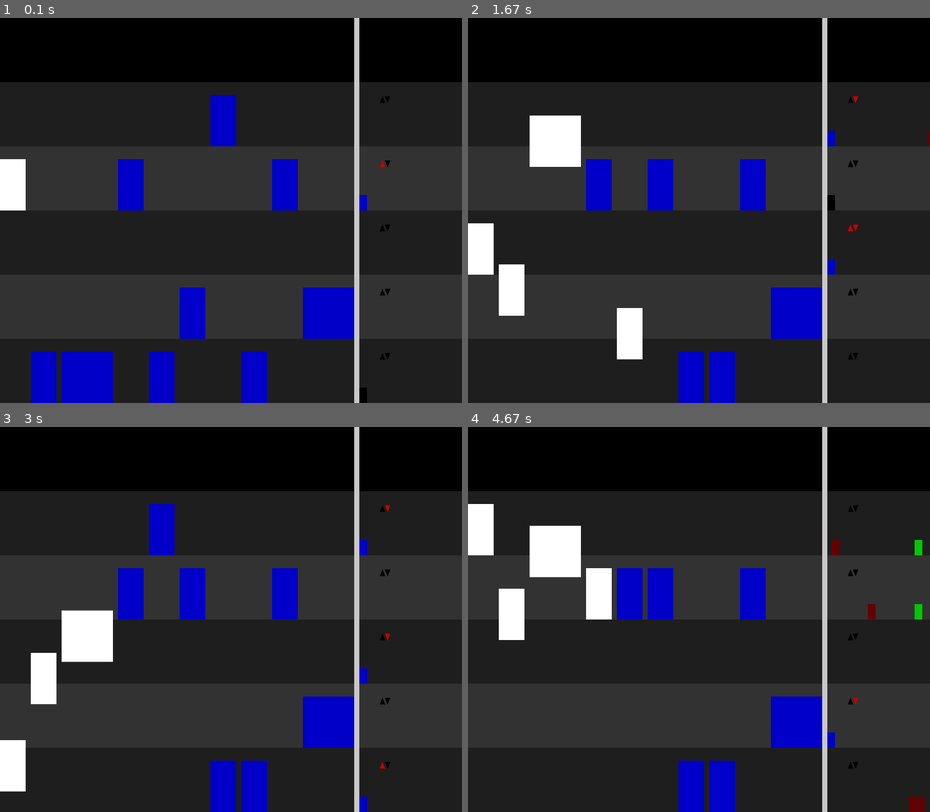
Above: before the commit, frames 1-4 (two rows, left to right).
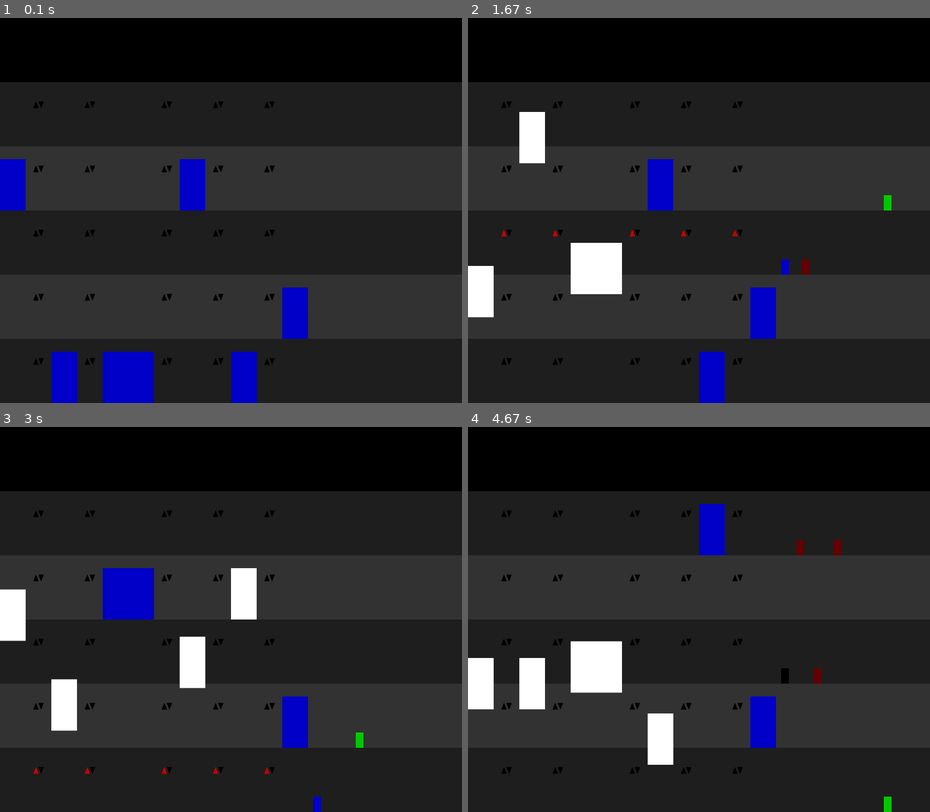
Above: after the commit, the same moments.

Repository: niklasdhein/EiP-Praktium-Aufzugssimulation
Game: pygame game, started from simulation.py
Two runs of this game, one before a commit and one after it. Both use one fixed random seed, a clock stepped at 60 frames per second and the inputs below.
Inputs:
- Up to frame 1 (0.1 s): no input
- Up to frame 2 (1.67 s): no input
- Up to frame 3 (3 s): no input
- Up to frame 4 (4.67 s): no input

The runs differ from the first frame. In frame 1, 12% of the frame differs, in the area x 0-85%, y 0-100%; in frame 2, 12%; in frame 3, 14%; in frame 4, 16%, in the area x 0-99%, y 0-100%.

Commit message:
mehrere knöpfe und zwischen den aufzügen

Diff:
--- a/elevator_controller.py
+++ b/elevator_controller.py
@@ -15,6 +15,7 @@
         self.elevators = []         # children elevators
         self.elevator_mode = elevator_mode
 
+        self.elevator_margin_x = 100
         self.create_random_elevators(speed_multiplier=speed_multiplier,
         elevator_count=elevator_count,
         big_elevator_spawn_probability=big_elevator_spawn_probability,
@@ -47,8 +48,7 @@
     speed_multiplier: int,
     elevator_count: int,
     big_elevator_spawn_probability: float,
-    elevator_mode: str,
-    margin_x: int=20) -> None:
+    elevator_mode: str) -> None:
         """
         Creates random elevators and set these as children of
         the controller.
@@ -72,7 +72,7 @@
                 * random.randint(0, self.building.level_count-1) - 200,
                 random_elevator.width,
                 200)
-            offset_x += random_elevator.width + margin_x
+            offset_x += random_elevator.width + self.elevator_margin_x
 
             self.elevators.append(random_elevator)
 
@@ -102,7 +102,7 @@
             elif level.down_pressed and level not in self.elevator_calls["down"] and not self.any_elevator_has_level_in_queue(level):
                 self.elevator_calls["down"].append(level)
 
-    def get_total_elevators_width(self, margin_x: int=20) -> int:
+    def get_total_elevators_width(self) -> int:
         """
         Calculates the width in px all elevators need and
         returns it.
@@ -110,7 +110,7 @@
         width = 0
         for elevator in self.elevators:
             width += elevator.graphics.width
-        width += margin_x * (len(self.elevators)-1)
+        width += self.elevator_margin_x * (len(self.elevators)-1)
         return width
 
     def any_elevator_has_level_in_queue(self, level: Level) -> bool:
--- a/simulation.py
+++ b/simulation.py
@@ -12,13 +12,13 @@
 # === simulation method(s) ===
 
 def start_simulation(
-    elevator_count: int=10,
+    elevator_count: int=6,
     level_count: int=5,
     big_elevator_spawn_probability: float=0.3,
     elevator_mode: str="algorithm",     # algorithm, random, pingpong
-    passenger_spawn_chance: float=100,    # probability / second
+    passenger_spawn_chance: float=5,    # probability / second
     passenger_patience: int=25,         # seconds
-    speed_multiplier: int=100
+    speed_multiplier: int=10
     ) -> None:
 
     # == pre sim stuff ==
@@ -41,9 +41,6 @@
     elevator_mode=elevator_mode
     )
     building.elevator_controller = elevator_controller
-
-    # create a line seperating elevators and rest
-    seperator_line_rect = pygame.Rect(elevator_controller.get_total_elevators_width(), 0, 20, height)
 
     # prepare list to store spawned passengers in
     passengers = []
@@ -91,36 +88,34 @@
         # draw each level
         for i in range(len(building.levels)):
             pygame.draw.rect(screen, (30, 30, 30) if i % 2 == 0 else (50, 50, 50), building.levels[i].background_gfx)
-            pygame.draw.polygon(screen,
-            (0, 0, 0) if not building.levels[i].up_pressed else (200, 0, 0),
-            [
-                (elevator_controller.get_total_elevators_width()+100,
-                building.levels[i].background_gfx.y+80),
-                (elevator_controller.get_total_elevators_width()+120,
-                building.levels[i].background_gfx.y+80),
-                (elevator_controller.get_total_elevators_width()+110,
-                building.levels[i].background_gfx.y+55)
-            ])
-            pygame.draw.polygon(screen,
-            (0, 0, 0) if not building.levels[i].down_pressed else (200, 0, 0),
-            [
-                (elevator_controller.get_total_elevators_width()+120,
-                building.levels[i].background_gfx.y+55),
-                (elevator_controller.get_total_elevators_width()+140,
-                building.levels[i].background_gfx.y+55),
-                (elevator_controller.get_total_elevators_width()+130,
-                building.levels[i].background_gfx.y+80)
-            ]
-            )
+            for elevator in elevator_controller.elevators[:-1]:
+                pygame.draw.polygon(screen,
+                (0, 0, 0) if not building.levels[i].up_pressed else (200, 0, 0),
+                [
+                    (elevator.graphics.x+elevator.graphics.width+(elevator_controller.elevator_margin_x-40)/2,
+                    building.levels[i].background_gfx.y+100),
+                    (elevator.graphics.x+elevator.graphics.width+20+(elevator_controller.elevator_margin_x-40)/2,
+                    building.levels[i].background_gfx.y+100),
+                    (elevator.graphics.x+elevator.graphics.width+10+(elevator_controller.elevator_margin_x-40)/2,
+                    building.levels[i].background_gfx.y+75)
+                ])
+                pygame.draw.polygon(screen,
+                (0, 0, 0) if not building.levels[i].down_pressed else (200, 0, 0),
+                [
+                    (elevator.graphics.x+elevator.graphics.width+20+(elevator_controller.elevator_margin_x-40)/2,
+                    building.levels[i].background_gfx.y+75),
+                    (elevator.graphics.x+elevator.graphics.width+40+(elevator_controller.elevator_margin_x-40)/2,
+                    building.levels[i].background_gfx.y+75),
+                    (elevator.graphics.x+elevator.graphics.width+30+(elevator_controller.elevator_margin_x-40)/2,
+                    building.levels[i].background_gfx.y+100)
+                ]
+                )
 
         # draw the elevators
         for e in elevator_controller.elevators:
             pygame.draw.rect(screen,
             (255, 255, 255) if e.target_level != None else (0, 0, 200),
             e.graphics)
-
-        # draw a line seperating elevators and rest of level
-        pygame.draw.rect(screen, (200, 200, 200), seperator_line_rect)
 
         # draw passenger
         for passenger in passengers:
